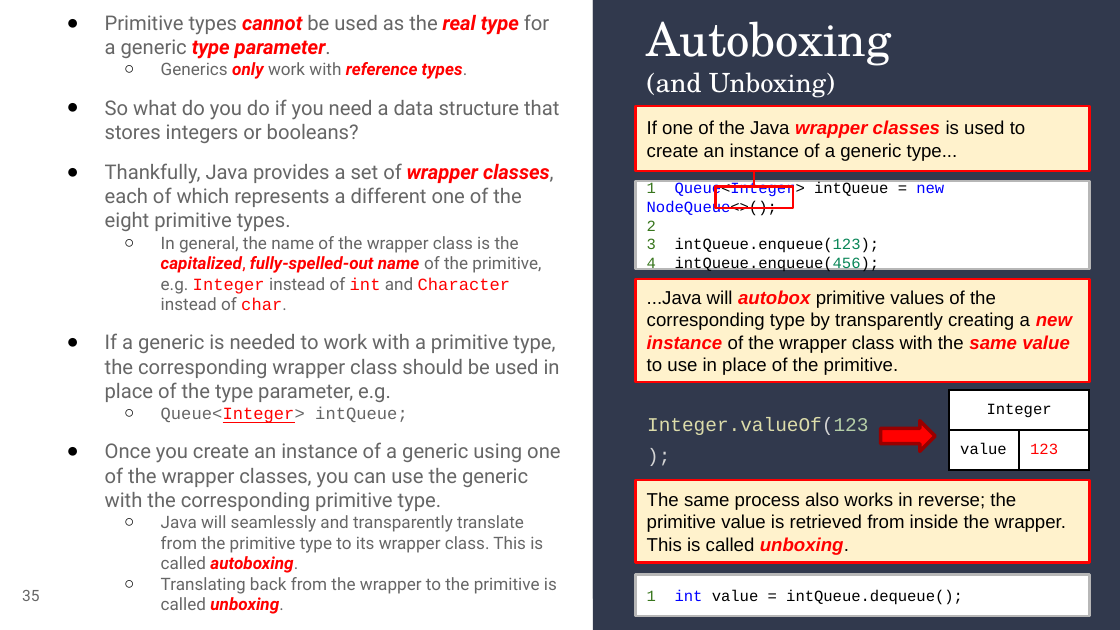
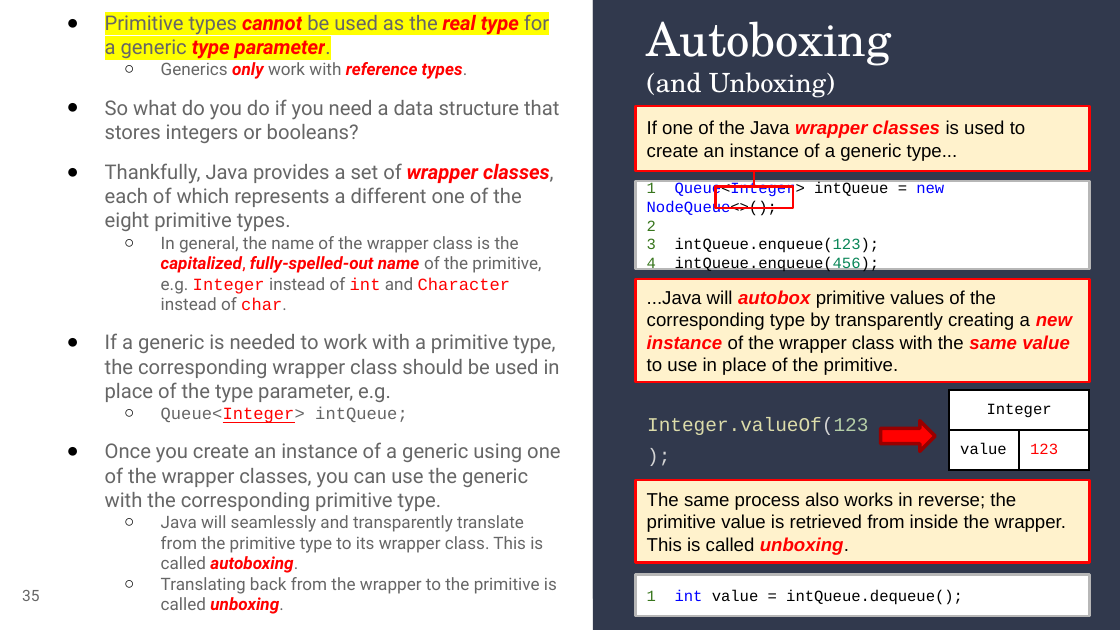
Before and after one commit to alam-tanweer/DailyFolder, a slide deck: slide 35 of CourseContent/Unit 05_Data Structure 1/tanweer/5_ Data Structures I_ta.pptx. Drawn at 1120x630 pixels with LibreOffice and Linux fonts; fonts in the diff are those of the drawing. Boxes give left, top, right and bottom in pixels: in the first picture for what was removed or moved away, otherwise in the second. Text is boxed around its words. In the diff, an @@ line names an element or a change of style, - is before the commit and + after.

```diff
--- a/CourseContent/Unit 05_Data Structure 1/tanweer/5_ Data Structures I_ta.pptx
+++ b/CourseContent/Unit 05_Data Structure 1/tanweer/5_ Data Structures I_ta.pptx
@@ text at (105, 11, 549, 61): highlight none to #FFFF00 in "Primitive types cannot be used as the ..." @@
```
Also in this commit, not shown: 22 other slides changed, 19 other files.
